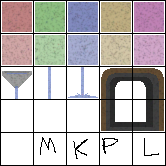
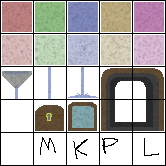
Comparing the layer stacks of the two 166px x 166px images. Changes:
added layer "ad #1" above "outline" over [35, 102, 97, 131]
painted on "outline" over [35, 102, 97, 131]
painted on "Background" over [2, 35, 164, 131]
